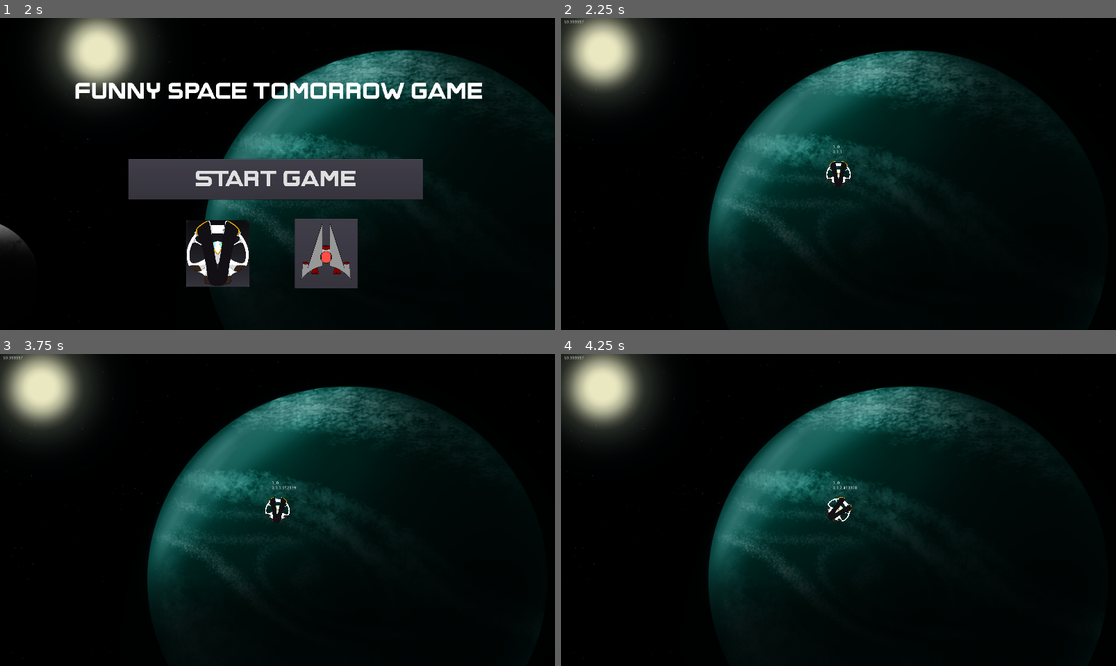
Above: before the commit, frames 1-4 (two rows, left to right).
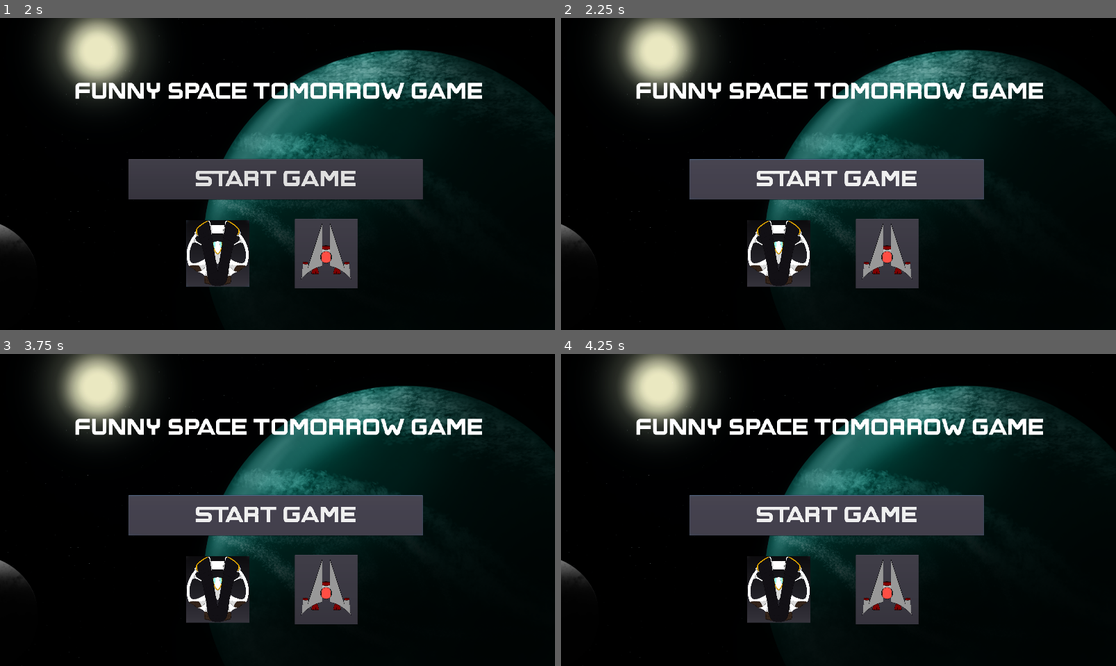
Above: after the commit, the same moments.

Repository: Muxed0/project_tomorrow
Game: Godot game, scene res://ui/main_menu/main_menu.tscn
Same seed, same stepped clock (60 frames per second), same inputs: the game is played once before the commit and once after it.
Inputs (mouse positions are in pixels of both pictures, inside the frame that each line leads up to):
- Up to frame 1 (2 s): click (327, 255) at 0.5 s; click (216, 252) at 1.25 s
- Up to frame 2 (2.25 s): click "Start Game" at 2 s
- Up to frame 3 (3.75 s): click (277, 516) at 2.75 s, where only the run after the commit has a clickable "Start Game"; tap Enter at 3.5 s; hold D (move_right) from 3.53 s (still down)
- Up to frame 4 (4.25 s): keep holding D (move_right)

Frame 1 is identical in both runs. In frame 2, 31% of the frame differs, in the area x 0-98%, y 0-98%; in frame 3, 31%; in frame 4, 31%.

Commit message:
Implemented full spherical movement of the 3d background

Diff:
--- a/game/entities/player/ships/player_ship.gd
+++ b/game/entities/player/ships/player_ship.gd
@@ -16,11 +16,11 @@
 	ship_data = get_node("/root/ShipData")
 
 	match ship_data.ship_type:
+		0:
+			ship_texture = load("res://entities/player/ships/Ship 1.png")
 		1:
+			ship_texture = load("res://entities/player/ships/ship02.png")
 
-			ship_texture = load("res://entities/player/ships/Ship 1.png")
-		2:
-			ship_texture = load("res://entities/player/ships/ship02.png")
 	$ship_sprite.texture = ship_texture
 
 func _physics_process(delta):
--- a/game/ui/main_menu/main_menu.gd
+++ b/game/ui/main_menu/main_menu.gd
@@ -6,10 +6,10 @@
 
 
 func _on_ship1_select_button_button_down():
-	$"/root/ShipData".ship_type = 2
+	$"/root/ShipData".ship_type = 1
 	$ship2_select_button.pressed = false
 
 
 func _on_ship2_select_button_button_down():
-	$"/root/ShipData".ship_type = 1
+	$"/root/ShipData".ship_type = 0
 	$ship1_select_button.pressed = false
--- a/game/world/battle/3d_cam.gd
+++ b/game/world/battle/3d_cam.gd
@@ -1,6 +1,6 @@
 extends Camera
 
-export var CAM_MOVE_SPEED = 1
+export var SPEED_SCALE = 0.0001
 
 var direction = 0
 var radius = 0
@@ -9,13 +9,13 @@
 	radius = translation.z
 
 func _process(delta):
-	if Input.is_action_pressed("move_up"):
-		direction = -1
-	elif Input.is_action_pressed("move_down"):
-		direction = 1
-	else:
-		direction = 0
 
-	rotation.x += CAM_MOVE_SPEED * direction * delta
+	rotation.y += $"/root/ShipData".ship_velocity.x * SPEED_SCALE * delta
+	rotation.x += $"/root/ShipData".ship_velocity.y * SPEED_SCALE * delta
+
 	translation.y = - radius * sin(rotation.x)
-	translation.z = radius * cos(rotation.x)
+	translation.x = radius * cos(rotation.x) * sin(rotation.y)
+	translation.z = radius * cos(rotation.x) * cos(rotation.y)
+
+	print(rotation.y)
+	#print(translation)
--- a/game/world/battle/battle_stage_1.gd
+++ b/game/world/battle/battle_stage_1.gd
@@ -5,7 +5,7 @@
 func _process(delta):
 	player_pos = $player_ship.position
 	$player_cam.position = player_pos
-	#$background.position = player_pos
+	$background.position = player_pos
 
 	var texture = $Viewport.get_texture()
-	#$background.texture = texture
+	$background.texture = texture
